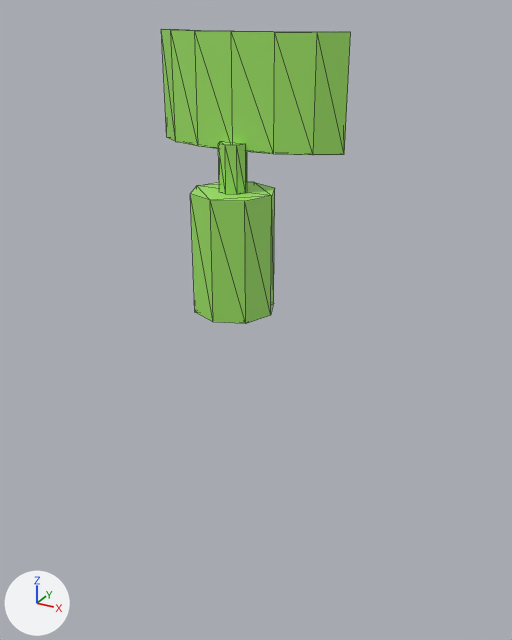
An edit to the glTF model assets/models/radar.glb, drawn before and after from the same camera.
Camera for both pictures: a camera (50 mm lens) standing at (16.5, -27.8, 13.5) and looking at (0.6, 1.1, -1.0). Arrows for +X, +Y and +Z are at lower left; the lights stay in place. Mesh edges are drawn as thin lines. Where no turn or scale is listed for an object, it has been applied to the vertices. Vertices at the same position are counted once.

In view in the first picture: 'HorizontalA', 'Radar_Stand'.
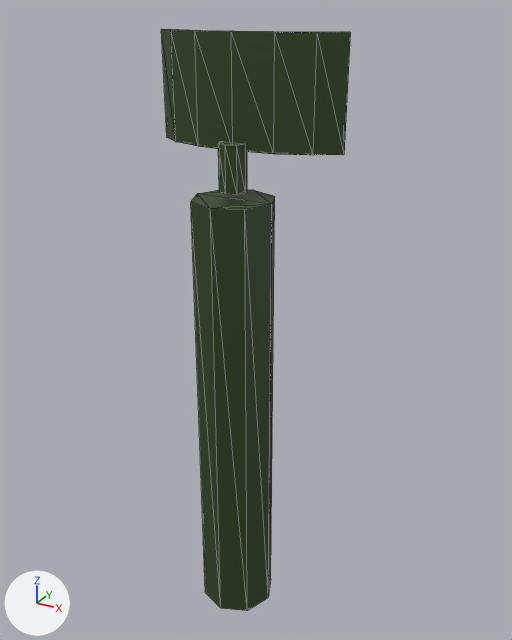
The newer file is also turned or shifted as a whole; pictures and numbers use the older file's frame.

What differs and where, as boxes [x1, y1, x2, y2] in the pictures (512 x 640 px):
```json
{"object": "Radar_Stand", "change": "recoloured, mesh rescaled", "before": [191, 182, 275, 324], "after": [191, 190, 275, 611], "on screen": "195% taller"}
{"object": "HorizontalA", "change": "recoloured", "before": [161, 29, 351, 195], "after": [161, 29, 351, 195]}
```

The change, as JSON lines over the scene's bpy script:
```json
{"op": "set", "path": "mat_darkgreen.base_color", "old": "(0.346, 0.783, 0.129)", "new": "(0.0276, 0.0555, 0.0125)", "note": "green #9fe565 -> dark green #2e431d"}
{"block": "me_cylinder_003", "where": "me_cylinder_003.from_pydata(...)  # 16 vertices, 28 faces; spans x -2.0..2.0, y -2.0..2.0, z 0.0..5.82"}
{"block": "me_cylinder_003", "where": "# used by ob_radar_stand; location = (0.0, 0.0, 0.0)"}
{"block": "me_cylinder_003", "change": "me_cylinder_003 part 1: the whole mesh is scaled about its middle by (1, 1, 4), then moved by (0.0, 0.0, -9.11)"}
```
